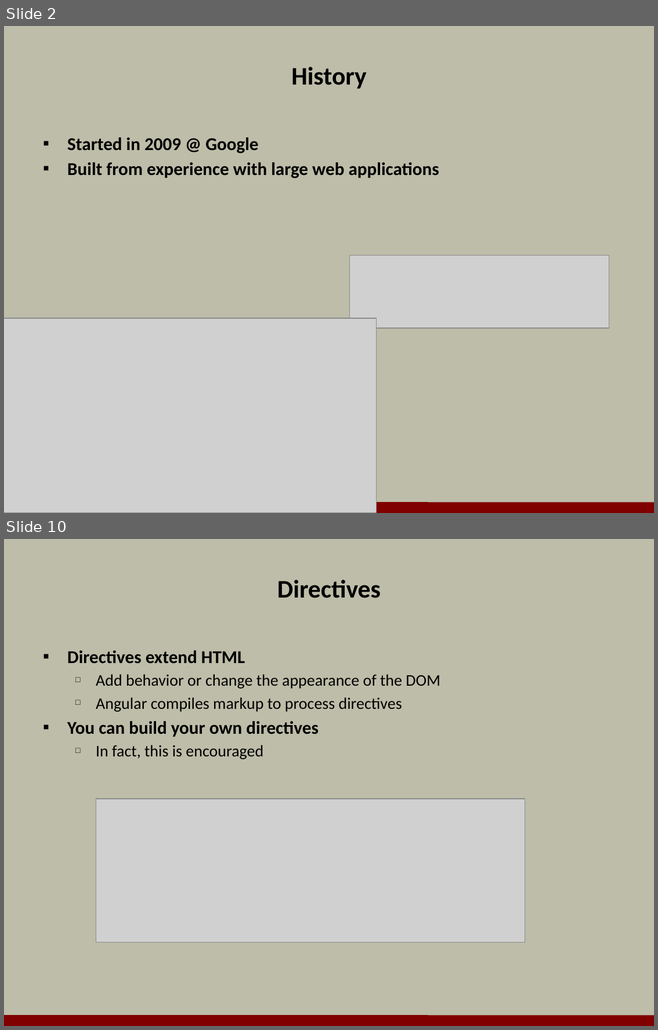
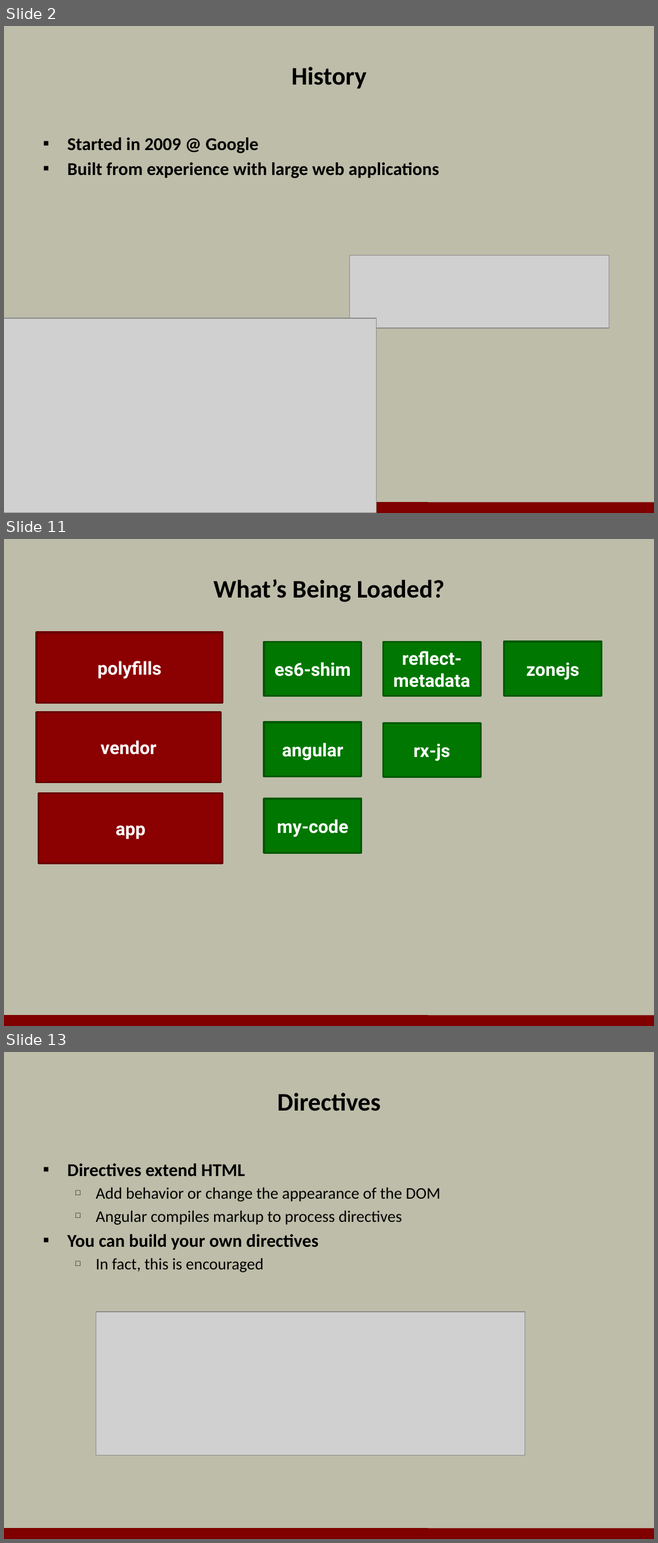
Before and after one commit to OdeToCode/classes, a slide deck: angular2/slides/01_Introduction.pptx. Shown one above the other, each under a label of ours: slides 2 and 10 before the commit, slides 2, 11 and 13 after it; the slides between them are not shown. The pictures are 658x1030 and 658x1543 pixels, drawn with LibreOffice and Linux fonts; fonts in the diff are those of the drawing; grey boxes stand for pictures; background and template pictures are left out. Boxes give left, top, right and bottom in pixels: in the first picture for what was removed or moved away, otherwise in the second. Text is boxed around its words. In the diff, an @@ line names an element or a change of style, - is before the commit and + after.

```diff
--- a/angular2/slides/01_Introduction.pptx
+++ b/angular2/slides/01_Introduction.pptx
@@ slide 11 added at (4, 539, 654, 1026), background #BDBDA9; not listed: 1 template element that a slide beside it also shows @@
@@ title added at (213, 579, 444, 602), 28 pt, text #000000, bold @@
+What’s Being Loaded?
@@ rectangle added at (36, 632, 222, 703), fill #8B0000, outline #670000 2 pt, 20 pt, text #FFFFFF, bold @@
+polyfills
@@ rectangle added at (264, 642, 361, 696), fill #007700, outline #005800 2 pt, 20 pt, text #FFFFFF, bold @@
+es6-shim
@@ rectangle added at (383, 642, 480, 696), fill #007700, outline #005800 2 pt, 20 pt, text #FFFFFF, bold @@
+reflect-
+metadata
@@ rectangle added at (503, 642, 601, 696), fill #007700, outline #005800 2 pt, 20 pt, text #FFFFFF, bold @@
+zonejs
@@ rectangle added at (36, 712, 220, 783), fill #8B0000, outline #670000 2 pt, 20 pt, text #FFFFFF, bold @@
+vendor
@@ rectangle added at (264, 722, 361, 776), fill #007700, outline #005800 2 pt, 20 pt, text #FFFFFF, bold @@
+angular
@@ rectangle added at (383, 723, 480, 777), fill #007700, outline #005800 2 pt, 20 pt, text #FFFFFF, bold @@
+rx-js
@@ rectangle added at (38, 794, 222, 864), fill #8B0000, outline #670000 2 pt, 20 pt, text #FFFFFF, bold @@
+app
@@ rectangle added at (264, 799, 361, 853), fill #007700, outline #005800 2 pt, 20 pt, text #FFFFFF, bold @@
+my-code
@@ what was slide 10 is now slide 13 @@
```
Also in this commit, not shown: 6 slides changed, 5 other slides added, 4 slides removed, 1 other file.
